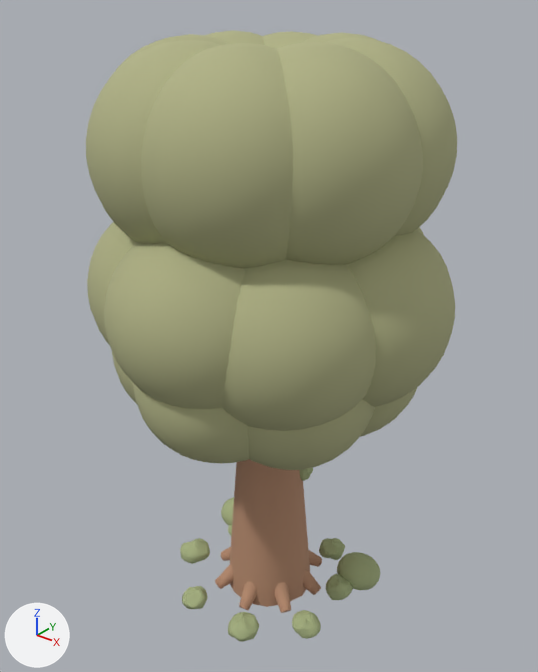
What one commit did to the glTF model assets/models/13-small-tree/13-small-tree.glb.
Both versions are drawn from a 50 mm lens placed at (2.43, -3.05, 3.74), pointed at (-0.04, 0.04, 1.83). Every picture has the same lights, and +X, +Y and +Z are marked at lower left. The picture after the commit comes second.
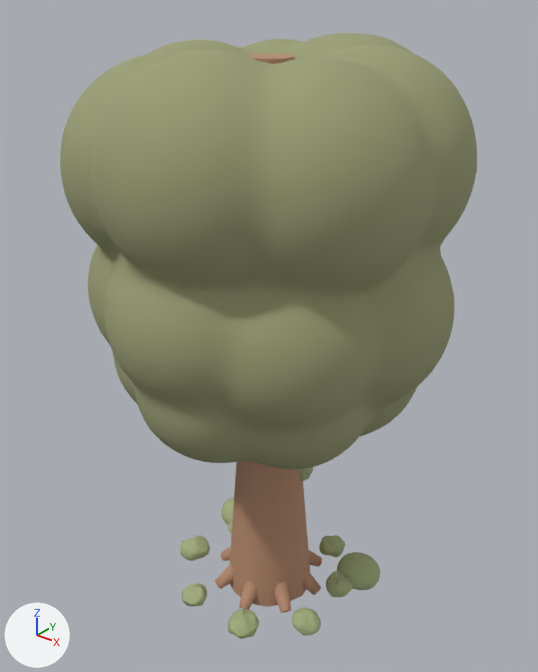
Where the newer file only moved an object's origin or applied its transform, the numbers keep the older frame.

Pixel boxes (x1, y1, x2, y2) of what changed, in the pictures (538 x 672 px):
'Canopy', added (yellow)
    after: (60, 33, 477, 470)
'CanopyUp6', deleted (beige)
    before: (141, 43, 293, 268)
'CanopyUp7', no longer drawn (beige)
    before: (277, 42, 423, 265)
'CanopyMid6', deleted (beige)
    before: (222, 259, 376, 431)
'CanopyMid5', deleted (beige)
    before: (104, 242, 245, 409)
'CanopyMid0', deleted (beige)
    before: (347, 230, 455, 407)
'CanopyUp5', deleted (beige)
    before: (86, 40, 220, 244)
'CanopyUp0', deleted (beige)
    before: (324, 38, 457, 236)
'CanopyLow4', no longer drawn (beige)
    before: (133, 383, 250, 464)
'CanopyLow5', no longer drawn (beige)
    before: (248, 400, 375, 470)
'CanopyMid4', deleted (beige)
    before: (87, 222, 136, 345)
'CanopyLow0', no longer drawn (beige)
    before: (360, 388, 417, 437)
'Tuft6', moved
    before: (228, 612, 259, 642)
    after: (228, 609, 259, 639)
'Tuft7', moved
    before: (292, 610, 321, 639)
    after: (292, 607, 321, 636)
'Tuft4', moved
    before: (180, 538, 210, 564)
    after: (180, 536, 210, 561)
'Tuft0', moved
    before: (326, 574, 353, 600)
    after: (326, 571, 353, 597)
'CanopyUp2', deleted (beige)
    before: (263, 31, 318, 49)
'Tuft5', moved
    before: (182, 586, 207, 609)
    after: (182, 583, 207, 606)
'CanopyUp3', deleted (beige)
    before: (205, 30, 264, 45)
'Tuft1', moved
    before: (319, 538, 345, 560)
    after: (319, 535, 345, 557)
'CanopyUp4', deleted
    before: (116, 34, 229, 70)
'CanopyUp1', no longer drawn
    before: (301, 32, 376, 43)
'CanopyLow3', no longer drawn
    before: (112, 352, 137, 404)
'Tuft3', moved (mostly hidden)
    before: (228, 525, 232, 536)
    after: (228, 522, 232, 534)
'CanopyMid1', deleted (mostly hidden)
    before: (417, 227, 424, 235)

Edits to the bpy script that builds the scene:
```text
Change mat_leaf:
    mat_leaf.base_color: (0.44, 0.45, 0.24) -> (0.33, 0.35, 0.18)  # beige #b1b386 -> yellow #9ba076
Add me_sphere_1:
    me_sphere_1.from_pydata(...)  # 9862 vertices, 19720 faces; spans x -1.08..1.02, y -1.03..1.12, z -0.95..1.23
    me_sphere_1.materials.append(mat_leaf)  # yellow #9ba076
Remove ob_canopymid0:
    ob_canopymid0 = bpy.data.objects.new('CanopyMid0', me_sphere_001)
    ob_canopymid0.location = (0.524, 0.067, 2.144)
Remove ob_canopymid1:
    ob_canopymid1 = bpy.data.objects.new('CanopyMid1', me_sphere_002)
    ob_canopymid1.location = (0.181, 0.42, 2.161)
Remove ob_canopymid4:
    ob_canopymid4 = bpy.data.objects.new('CanopyMid4', me_sphere_005)
    ob_canopymid4.location = (-0.368, -0.285, 2.153)
Remove ob_canopymid5:
    ob_canopymid5 = bpy.data.objects.new('CanopyMid5', me_sphere_006)
    ob_canopymid5.location = (0.022, -0.489, 2.176)
Remove ob_canopymid6:
    ob_canopymid6 = bpy.data.objects.new('CanopyMid6', me_sphere_007)
    ob_canopymid6.location = (0.362, -0.337, 2.12)
Remove ob_canopyup0:
    ob_canopyup0 = bpy.data.objects.new('CanopyUp0', me_sphere_014)
    ob_canopyup0.location = (0.389, 0.157, 2.95)
Remove ob_canopyup2:
    ob_canopyup2 = bpy.data.objects.new('CanopyUp2', me_sphere_016)
    ob_canopyup2.location = (-0.157, 0.389, 2.95)
Remove ob_canopyup3:
    ob_canopyup3 = bpy.data.objects.new('CanopyUp3', me_sphere_017)
    ob_canopyup3.location = (-0.387, 0.164, 2.95)
Remove ob_canopyup4:
    ob_canopyup4 = bpy.data.objects.new('CanopyUp4', me_sphere_018)
    ob_canopyup4.location = (-0.389, -0.157, 2.95)
Remove ob_canopyup5:
    ob_canopyup5 = bpy.data.objects.new('CanopyUp5', me_sphere_019)
    ob_canopyup5.location = (-0.164, -0.387, 2.95)
Remove ob_canopyup6:
    ob_canopyup6 = bpy.data.objects.new('CanopyUp6', me_sphere_020)
    ob_canopyup6.location = (0.157, -0.389, 2.95)
Change ob_tuft0:
    ob_tuft0.location: (0.459, 0.167, 0.071) -> (0.459, 0.167, 0.096)
Change ob_tuft1:
    ob_tuft1.location: (0.212, 0.454, 0.067) -> (0.212, 0.454, 0.092)
Change ob_tuft3:
    ob_tuft3.location: (-0.445, 0.207, 0.067) -> (-0.445, 0.207, 0.092)
Change ob_tuft4:
    ob_tuft4.location: (-0.526, -0.191, 0.08) -> (-0.526, -0.191, 0.105)
Change ob_tuft5:
    ob_tuft5.location: (-0.23, -0.492, 0.065) -> (-0.23, -0.492, 0.09)
Change ob_tuft6:
    ob_tuft6.location: (0.178, -0.49, 0.08) -> (0.178, -0.49, 0.105)
Change ob_tuft7:
    ob_tuft7.location: (0.468, -0.218, 0.068) -> (0.468, -0.218, 0.093)
Add ob_canopy:
    ob_canopy = bpy.data.objects.new('Canopy', me_sphere_1)
    ob_canopy.location = (0.013, -0.043, 2.234)
```
